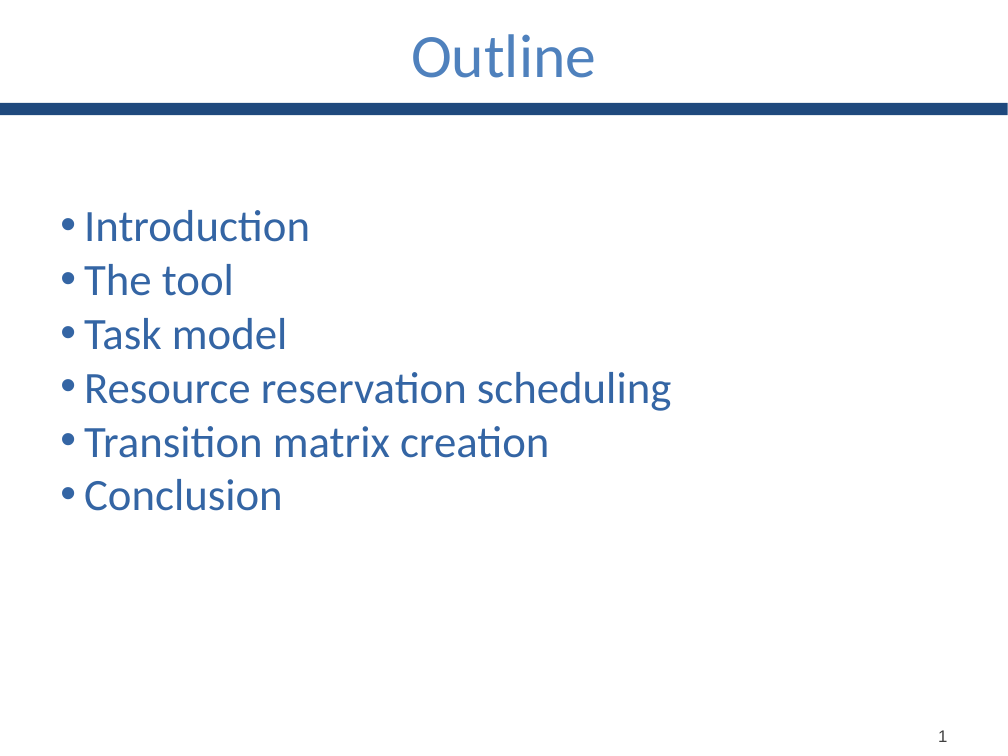
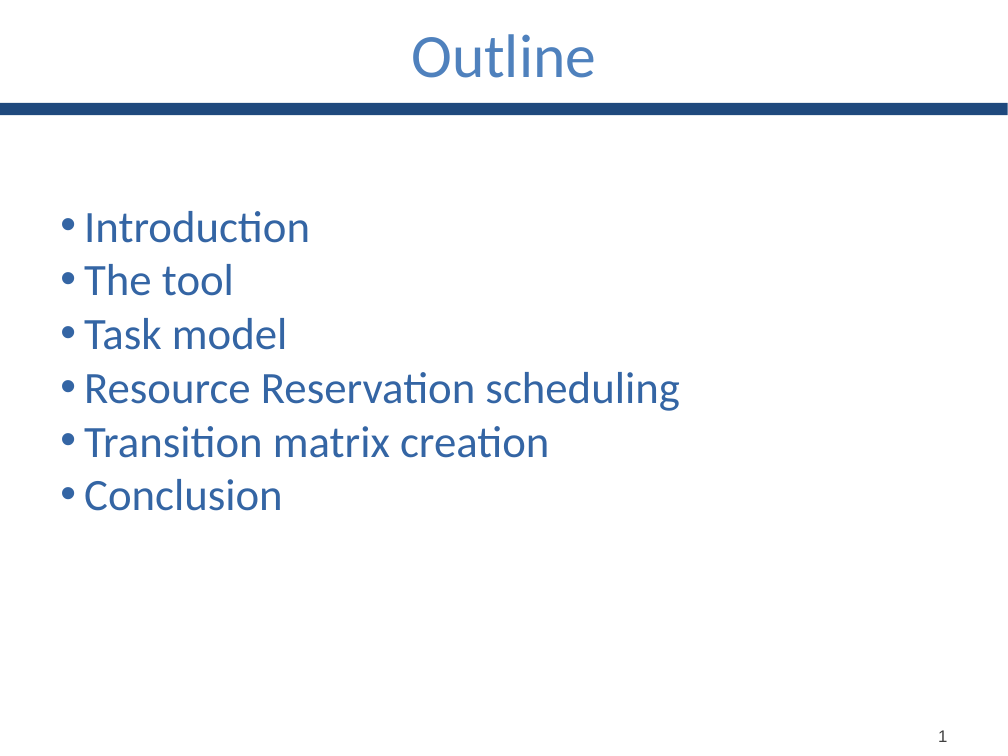
Before and after one commit to GianlucaBortoli/bachelorThesis, a slide deck: slide 2 of slides/slides.pptx. Drawn at 1008x756 pixels with LibreOffice and Linux fonts; fonts in the diff are those of the drawing. Boxes give left, top, right and bottom in pixels: in the first picture for what was removed or moved away, otherwise in the second. Text is boxed around its words. In the diff, an @@ line names an element or a change of style, - is before the commit and + after.

Commit message:
fix some text

```diff
--- a/slides/slides.pptx
+++ b/slides/slides.pptx
@@ text at [84, 372, 679, 411]: text changed @@
-• Resource reservation scheduling
+• Resource Reservation scheduling
```
Also in this commit, not shown: 10 other slides changed.
